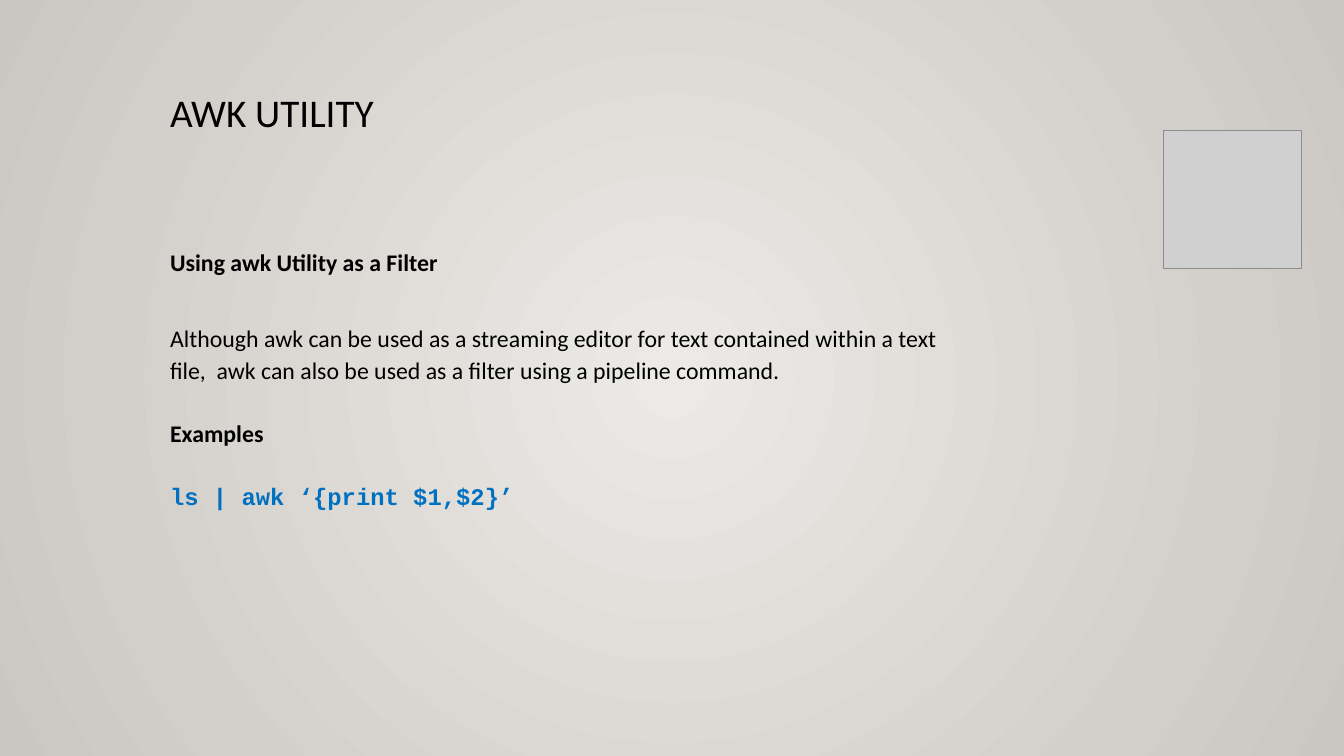
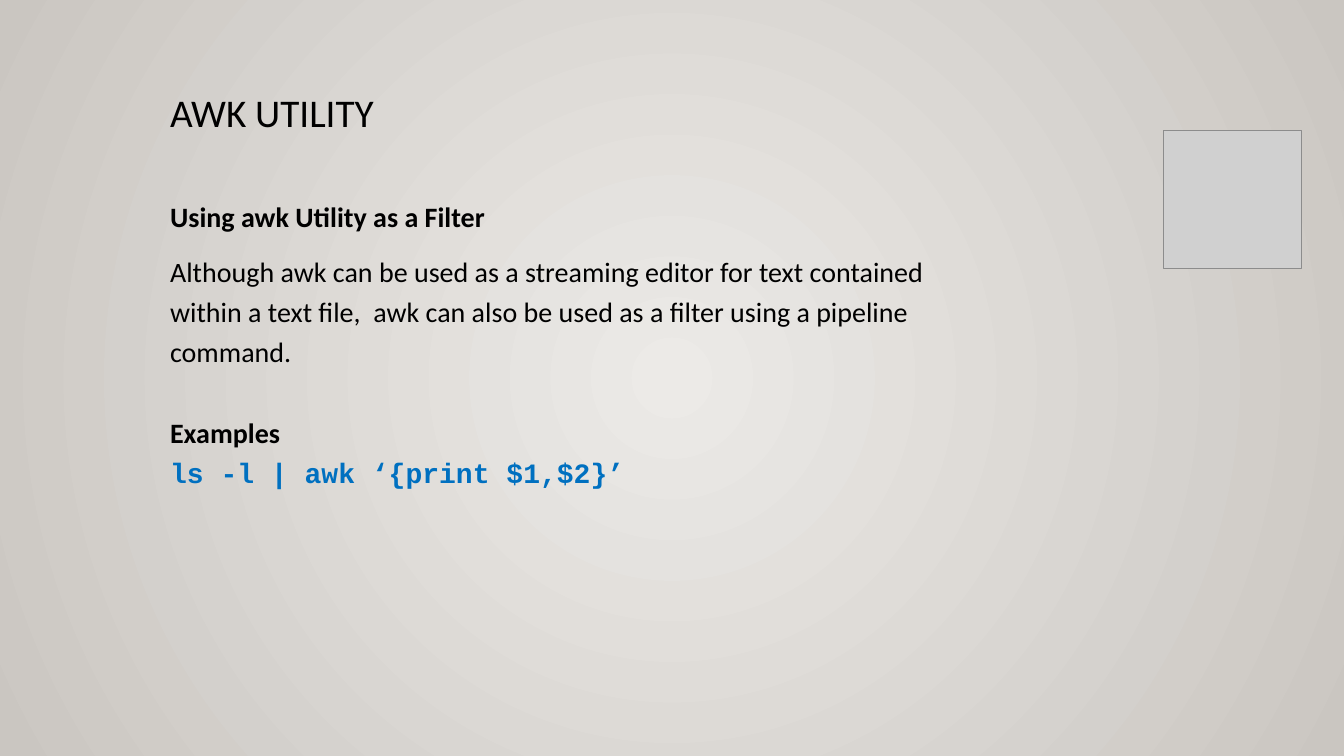
Before and after one commit to ULI101/slides, a slide deck: slide 19 of ULI101-10.2.pptx. Drawn at 1344x756 pixels with LibreOffice and Linux fonts; fonts in the diff are those of the drawing; grey boxes stand for pictures. Boxes give left, top, right and bottom in pixels: in the first picture for what was removed or moved away, otherwise in the second. Text is boxed around its words. In the diff, an @@ line names an element or a change of style, - is before the commit and + after.

```diff
--- a/ULI101-10.2.pptx
+++ b/ULI101-10.2.pptx
@@ text at (170, 207, 485, 232): size 17 to 20 pt in "Using awk Utility as a Filter"; line spacing 1.1 to 1.2 @@
@@ text at (170, 262, 923, 489): text changed; size 17 to 20 pt @@
-Although awk can be used as a streaming editor for text contained within a text file, awk can also be used as a filter using a pipeline command.
-Examples
-ls | awk ‘{print $1,$2}’
+Although awk can be used as a streaming editor for text contained within a text file, awk can also be used as a filter using a pipeline command.
+Examples
+ls -l | awk ‘{print $1,$2}’
```
Also in this commit, not shown: 18 other slides changed, 3 other files.
